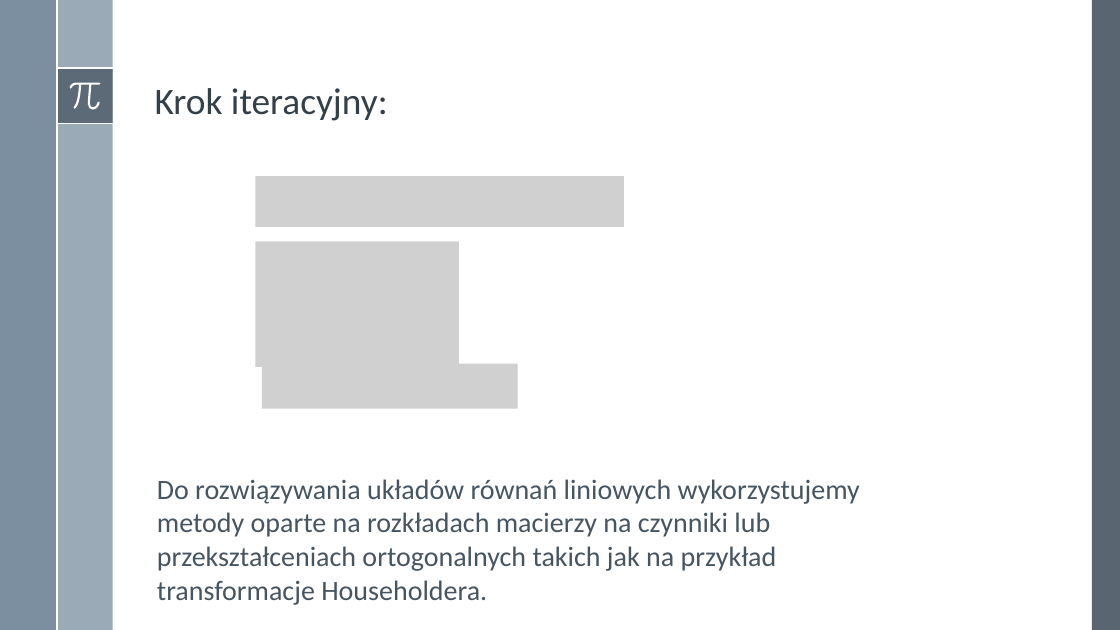
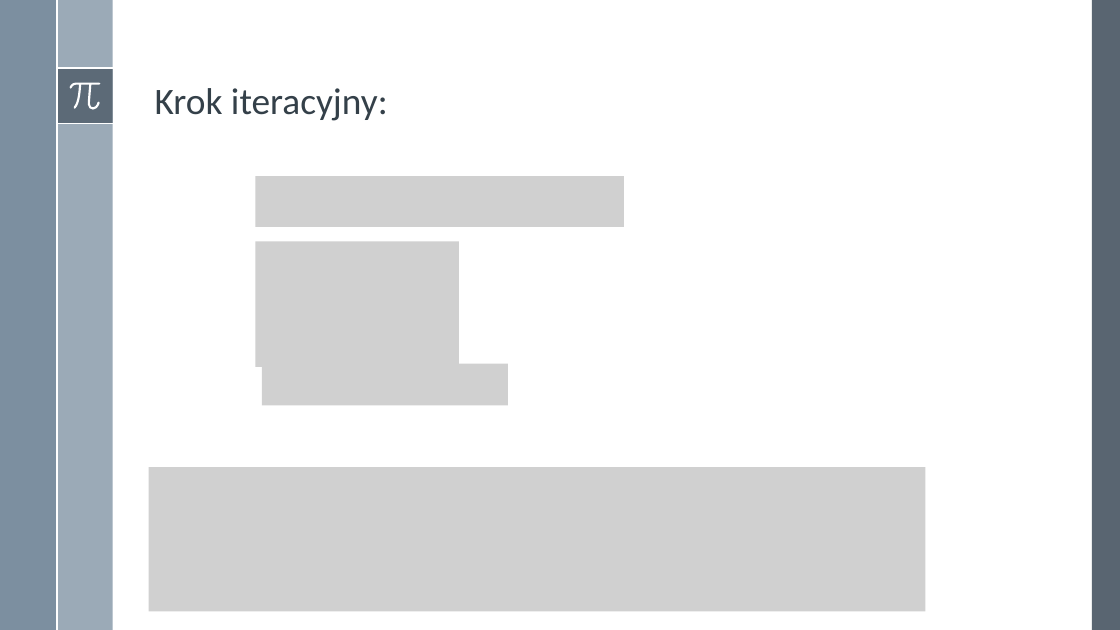
Before and after one commit to adamgracikowski/Numerical-Methods, a slide deck: slide 11 of Project2/Presentation/P2Z20_AGR.pptx. Drawn at 1120x630 pixels with LibreOffice and Linux fonts; fonts in the diff are those of the drawing; grey boxes stand for pictures. Boxes give left, top, right and bottom in pixels: in the first picture for what was removed or moved away, otherwise in the second. Text is boxed around its words. In the diff, an @@ line names an element or a change of style, - is before the commit and + after.

```diff
--- a/Project2/Presentation/P2Z20_AGR.pptx
+++ b/Project2/Presentation/P2Z20_AGR.pptx
@@ picture: place and size @@
-picture at (262, 364, 518, 409)
+picture at (262, 364, 508, 406)
@@ picture added at (149, 467, 926, 612) @@
@@ text removed at (157, 479, 860, 605) @@
-Do rozwiązywania układów równań liniowych wykorzystujemy metody oparte na rozkładach macierzy na czynniki lub przekształceniach ortogonalnych takich jak na przykład transformacje Householdera.
```
Also in this commit, not shown: 1 other slide changed, 1 other file.
